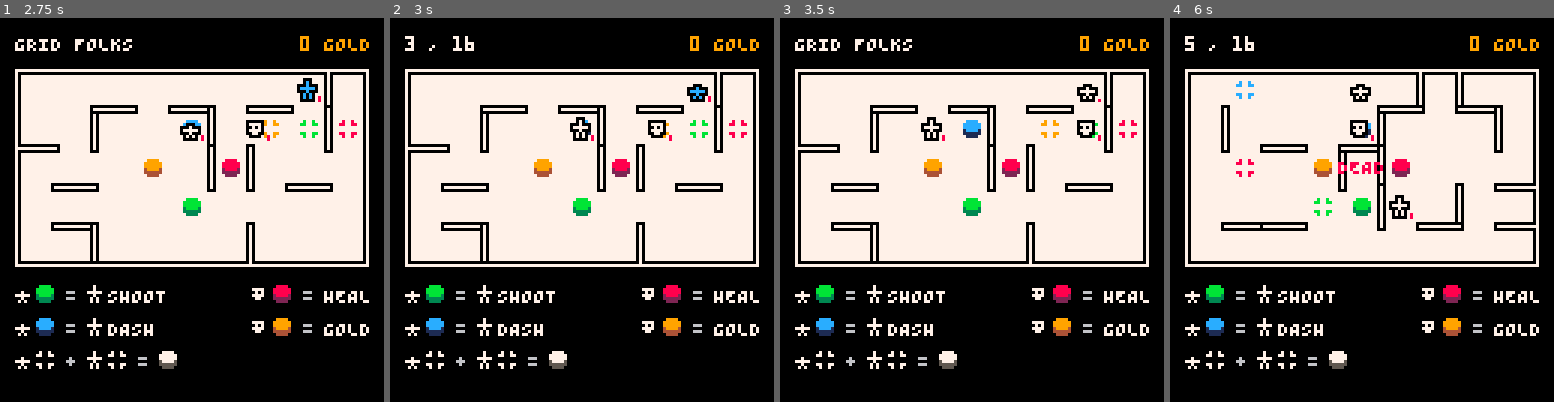
Above: before the commit, frames 1-4 (left to right).
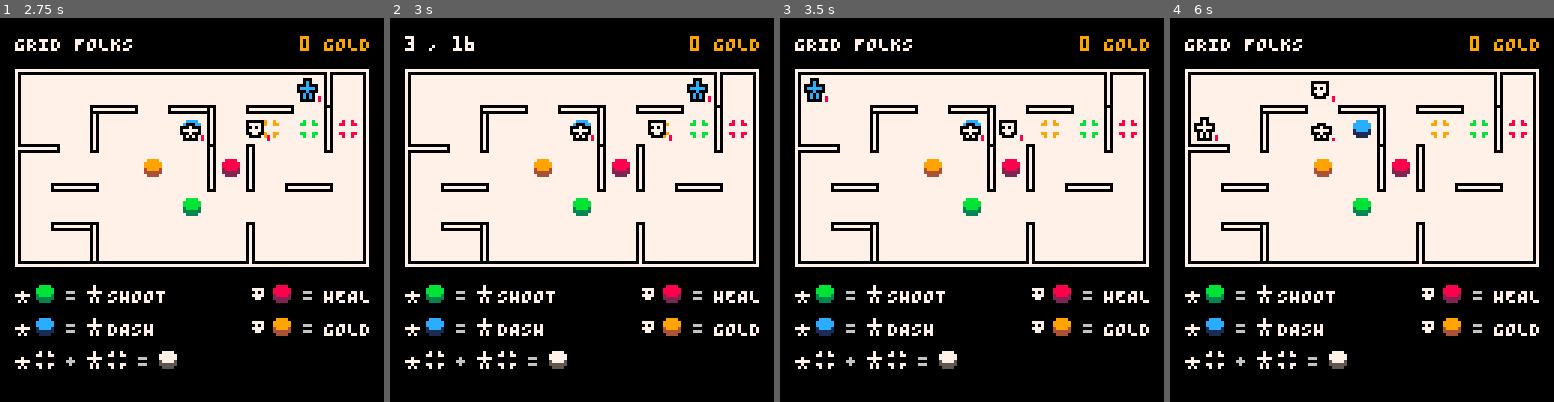
Above: after the commit, the same moments.

Repository: taylordolan/grid-folks
Game: PICO-8 cartridge grid_folks.p8
Same seed, same stepped clock (60 frames per second), same inputs: the game is played once before the commit and once after it.
Inputs:
- Up to frame 1 (2.75 s): tap X (X key) at 0.33, 1.07, 1.85 s; tap O (Z key) at 0.7, 1.7, 2.1, 2.5 s; hold Right 1.6-2.1 s; hold Up 2.15-2.42 s; hold Right from 2.47 s (still down)
- Up to frame 2 (3 s): keep holding Right; tap O (Z key) at 2.9 s; tap X (X key) at 2.97 s
- Up to frame 3 (3.5 s): release Right at 3.03 s; hold Left from 3.08 s (still down); tap O (Z key) at 3.3 s
- Up to frame 4 (6 s): release Left at 3.58 s; hold Down 3.63-3.97 s; tap O (Z key) every 0.4 s from 3.7 to 5.7 s; hold Right 4.02-4.68 s; tap X (X key) at 4.08, 5.2 s; hold Up 4.73-5.03 s; hold Left 5.08-5.68 s; hold Down from 5.73 s (still down)

Frame 1 is identical in both runs. In frame 2, 0.3% of the frame differs, in the area x 46-83%, y 15-31%; in frame 3, 1.2%; in frame 4, 6.0%, in the area x 3-96%, y 4-65%.

Commit message:
fix bug: stepping into walls still advances the turn

Diff:
--- a/grid_folks.p8
+++ b/grid_folks.p8
@@ -22,7 +22,7 @@
 -- [x] maybe enemies should just enter stunned with full health. that would solve how to show they're stunned after being shot too
 -- [x] fix sound stuff
 -- [x] add bump transitions
--- [ ] fix bug: stepping into walls still advances the turn
+-- [x] fix bug: stepping into walls still advances the turn
 -- [ ] add shoot animation
 -- [ ] try a 5 x 7 board instead
 -- [ ] when multiple enemies are present, they should act in random order
@@ -116,7 +116,7 @@
   exits = {}
 
   -- log of recent user input
-  input_log = {}
+  input_queue = {}
 
   -- initial buttons
   set_tile(new_button("dash"), {5,2})
@@ -205,20 +205,14 @@
 
 function _update()
 
+  update_hero_sprites()
+
   if game_won or game_lost then
     if btnp(5) then
       _init()
     end
     return
   end
-
-  -- this is separated because switching heroes happens outside the turn order
-  if btnp(5) then
-    hero_a_active = not hero_a_active
-    has_switched = true
-    sfx(sounds.switch_heroes, 3)
-  end
-  update_hero_sprites()
 
   if btnp(4) then
     debug_mode = not debug_mode
@@ -231,41 +225,46 @@
 
   -- for complicated reasons, this value should be set to
   -- one *less* than the maximum allowed number of rapid player inputs
-  if #input_log < 2 then
+  if #input_queue < 2 then
     local input
     -- left
     if btnp(0) then
       input = {-1, 0}
-    end
     -- right
-    if btnp(1) then
+    elseif btnp(1) then
       input = {1, 0}
-    end
     -- up
-    if btnp(2) then
+    elseif btnp(2) then
       input = {0, -1}
-    end
     -- down
-    if btnp(3) then
+    elseif btnp(3) then
       input = {0, 1}
-    end
-    add(input_log, input)
+    elseif btnp(5) then
+      input = 5
+    end
+    add(input_queue, input)
   end
 
   if delay > 0 then
     delay -= 1
   -- player turn
-  elseif player_turn == true and #input_log > 0 then
-    local dir = input_log[1]
-    del(input_log, dir)
-    local active_hero
-    if hero_a_active then
-      active_hero = hero_a
+  elseif player_turn == true and #input_queue > 0 then
+    if input_queue[1] == 5 then
+      hero_a_active = not hero_a_active
+      has_switched = true
+      sfx(sounds.switch_heroes, 3)
     else
-      active_hero = hero_b
-    end
-    active_hero.act(active_hero, dir)
-    player_turn = false
+      local active_hero
+      if hero_a_active then
+        active_hero = hero_a
+      else
+        active_hero = hero_b
+      end
+      -- act() controls whether `player_turn` is set to false because
+      -- it's possible to not act (e.g. moving toward a wall)
+      active_hero.act(active_hero, input_queue[1])
+    end
+    del(input_queue, input_queue[1])
   -- enemy turn
   elseif player_turn == false then
     update_hero_abilities()
@@ -827,6 +826,7 @@
     s = {},
     -- target screen position(s)
     t = {},
+    -- for delaying movement transitions
     td = 0,
     -- transition stuff
     frames_so_far = 0,
@@ -953,22 +952,26 @@
           shoot_target.stunned = true
           shoot_target.sprite = sprites.egg
           hit_enemy(shoot_target, 1)
+          delay += transition_frames
           sfx(sounds.shoot, 3)
-          delay += transition_frames
+          -- player_turn = false
         elseif self.dash then
           local dest = get_dash_dest(direction)
           local targets = get_dash_targets(direction)
           for next in all(targets) do
-            hit_enemy(next, 3)
+            hit_enemy(next, 5)
           end
           set_tile(self, dest)
           delay += transition_frames
           sfx(sounds.dash, 3)
+          -- player_turn = false
         else
           step_or_bump(direction)
           delay += transition_frames
+          -- player_turn = false
         end
         player_turn = false
+        -- del(input_queue, input_queue[1])
       end
     end
 	}
@@ -1125,6 +1128,7 @@
     s = {},
     -- target screen position(s)
     t = {},
+    -- for delaying movement transitions
     td = 0,
     -- transition stuff
     frames_so_far = 0,
